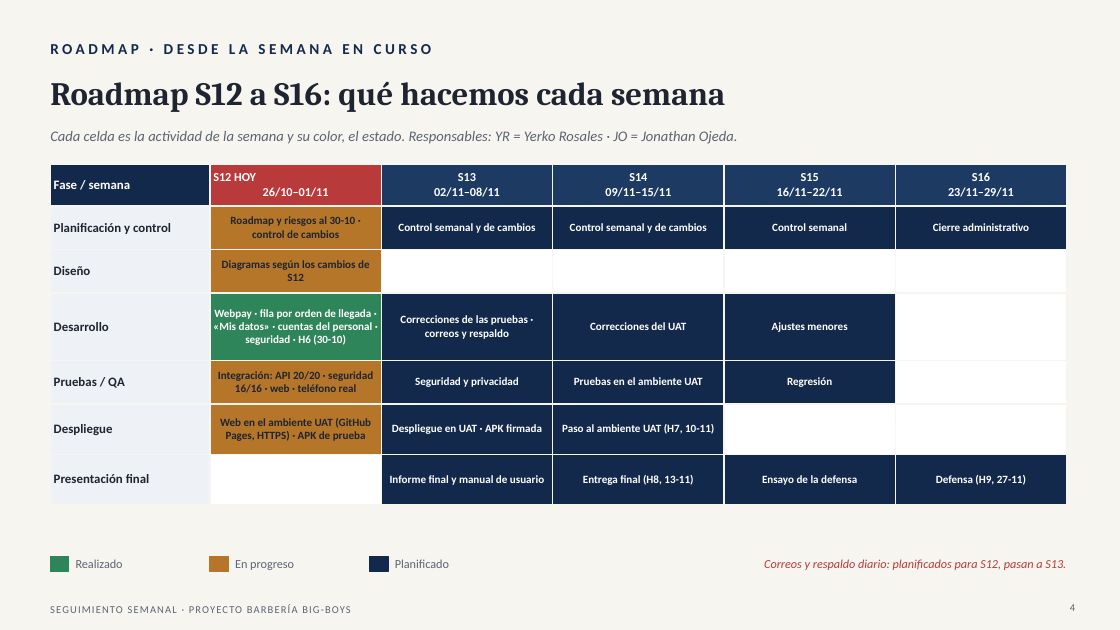
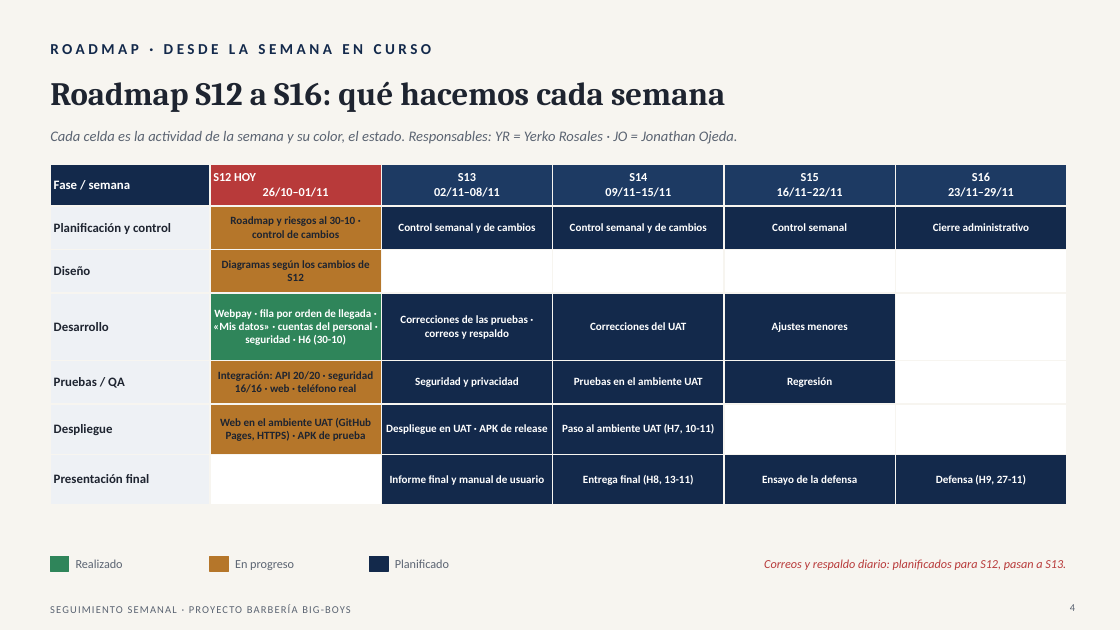
Before and after one commit to Yerko-Rosales/Proyecto_Barberia, a slide deck: slide 4 of Fase 2/Seguimiento semanal/Seguimiento_Roadmap_Proyecto_Barberia_30-10.pptx. Drawn at 1120x630 pixels with LibreOffice and Linux fonts; fonts in the diff are those of the drawing. Boxes give left, top, right and bottom in pixels: in the first picture for what was removed or moved away, otherwise in the second. Text is boxed around its words. In the diff, an @@ line names an element or a change of style, - is before the commit and + after.

Commit message:
Seguimiento al 30-10: «APK de release» en lugar de «APK firmada», diagramas en StarUML y temas abiertos actualizados

```diff
--- a/Fase 2/Seguimiento semanal/Seguimiento_Roadmap_Proyecto_Barberia_30-10.pptx
+++ b/Fase 2/Seguimiento semanal/Seguimiento_Roadmap_Proyecto_Barberia_30-10.pptx
@@ table at (50, 164, 1067, 505) @@
-row 6, column 3: Despliegue en UAT · APK firmada
+row 6, column 3: Despliegue en UAT · APK de release
```
Also in this commit, not shown: 6 other slides changed, 1 other file.
